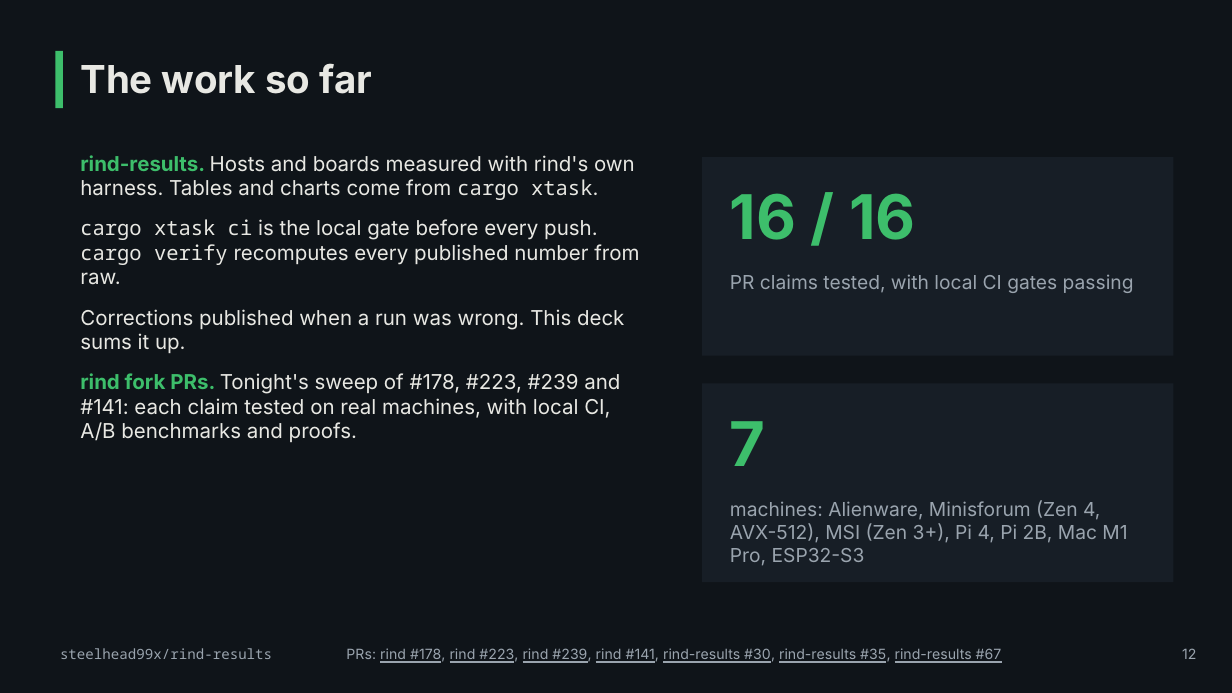
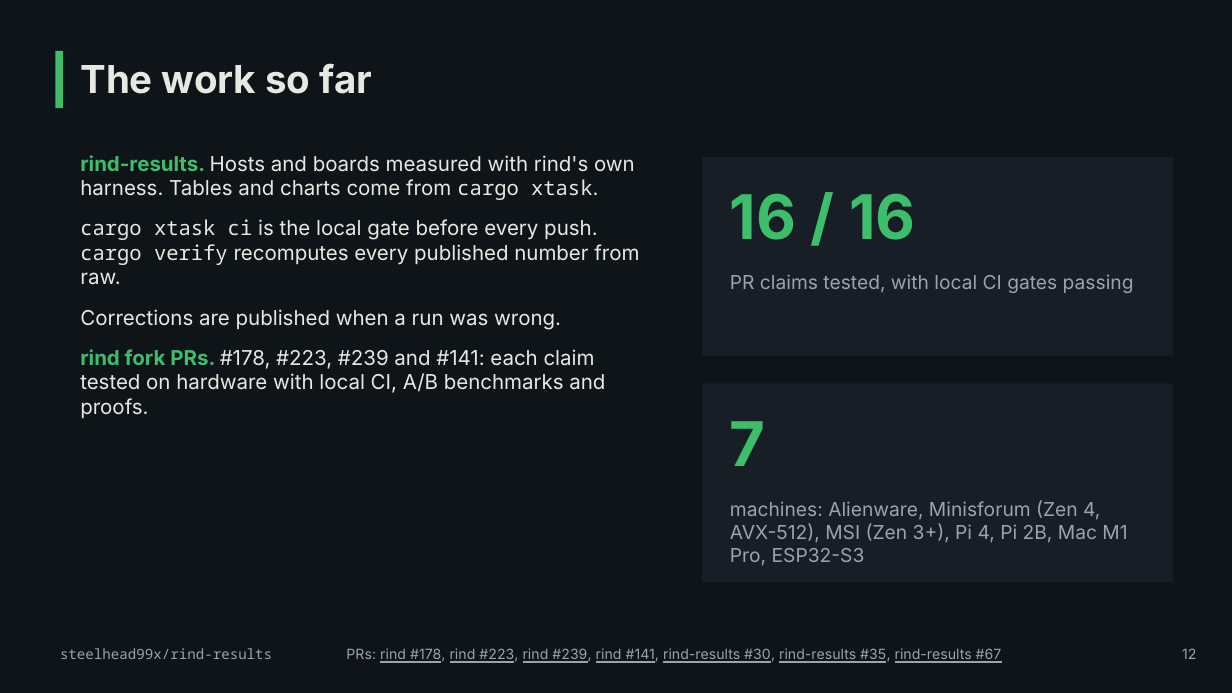
Before and after one commit to steelhead99x/rind-results, a slide deck: slide 12 of presentations/rind-benchmarks/rind-results-deck.pptx. Drawn at 1232x693 pixels with LibreOffice and Linux fonts; fonts in the diff are those of the drawing. Boxes give left, top, right and bottom in pixels: in the first picture for what was removed or moved away, otherwise in the second. Text is boxed around its words. In the diff, an @@ line names an element or a change of style, - is before the commit and + after.

Commit message:
docs(presentations): cut filler from the decks touched on 19 Nov
Shorter titles and bullets in rind-testing, rind-spake2plus, rind-proofs,
rind-host-speed, rind-hardware-today slide 17, rind-esp32-sha2-cache and
rind-speed-vs-guarantees, and slides 12 and 13 of the rind-benchmarks pptx
(renders for those two and the contact sheet redone). Taglines, "plain
words" headers and restated takeaways are gone. Numbers and links are
unchanged.

```diff
--- a/presentations/rind-benchmarks/rind-results-deck.pptx
+++ b/presentations/rind-benchmarks/rind-results-deck.pptx
@@ text at (80,309,605,418): text changed @@
-Corrections published when a run was wrong. This deck sums it up.
-rind fork PRs. Tonight's sweep of #178, #223, #239 and #141: each claim tested on real machines, with local CI, A/B benchmarks and proofs.
+Corrections are published when a run was wrong.
+rind fork PRs. #178, #223, #239 and #141: each claim tested on hardware with local CI, A/B benchmarks and proofs.
```
Also in this commit, not shown: 1 other slide changed, 11 other files.
